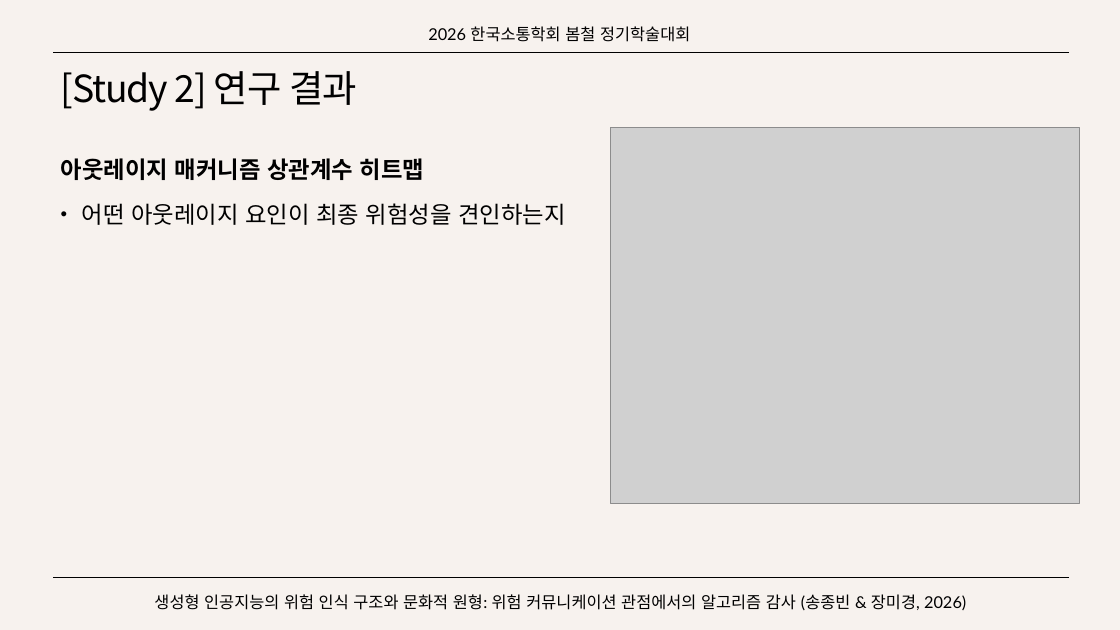
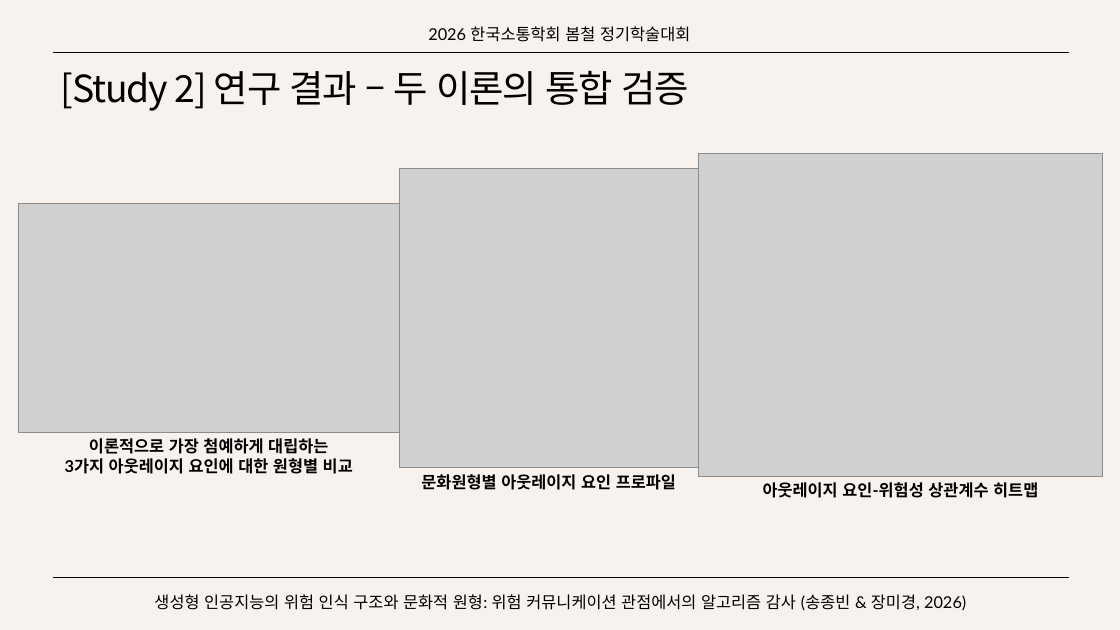
Before and after one commit to SongJongbeen/26-1, a slide deck: slide 41 of 연구/소통학회/생성형 인공지능의 위험 인식 구조와 문화적 원형.pptx (slide 29 before the commit). Drawn at 1120x630 pixels with LibreOffice and Linux fonts; fonts in the diff are those of the drawing; grey boxes stand for pictures. Boxes give left, top, right and bottom in pixels: in the first picture for what was removed or moved away, otherwise in the second. Text is boxed around its words. In the diff, an @@ line names an element or a change of style, - is before the commit and + after.

```diff
--- a/연구/소통학회/생성형 인공지능의 위험 인식 구조와 문화적 원형.pptx
+++ b/연구/소통학회/생성형 인공지능의 위험 인식 구조와 문화적 원형.pptx
@@ title at [61, 70, 689, 111]: text changed @@
-[Study 2] 연구 결과
+[Study 2] 연구 결과 – 두 이론의 통합 검증
@@ text removed at [61, 158, 565, 225] @@
-아웃레이지 매커니즘 상관계수 히트맵
-• 어떤 아웃레이지 요인이 최종 위험성을 견인하는지
@@ picture added at [399, 168, 698, 467] @@
@@ picture: place and size @@
-picture at [611, 128, 1081, 503]
+picture at [699, 154, 1103, 477]
@@ picture added at [18, 204, 399, 433] @@
@@ text added at [65, 438, 353, 474], 14 pt, text #000000, bold @@
+이론적으로 가장 첨예하게 대립하는
+3가지 아웃레이지 요인에 대한 원형별 비교
@@ text added at [421, 474, 676, 490], 14 pt, text #000000, bold @@
+문화원형별 아웃레이지 요인 프로파일
@@ text added at [763, 482, 1038, 498], 14 pt, text #000000, bold @@
+아웃레이지 요인-위험성 상관계수 히트맵
```
Also in this commit, not shown: 8 other slides changed, 7 slides added, 16 other files.
